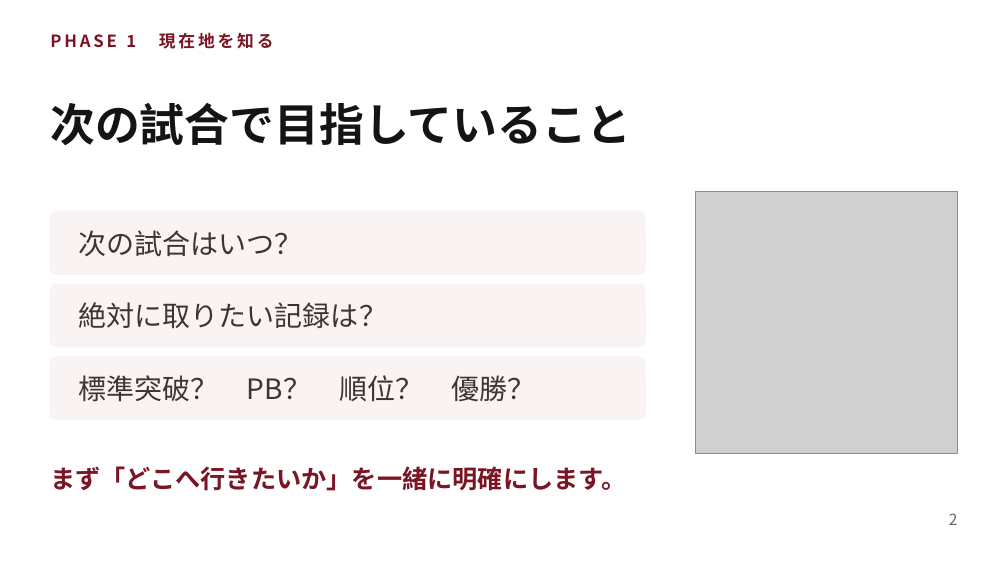
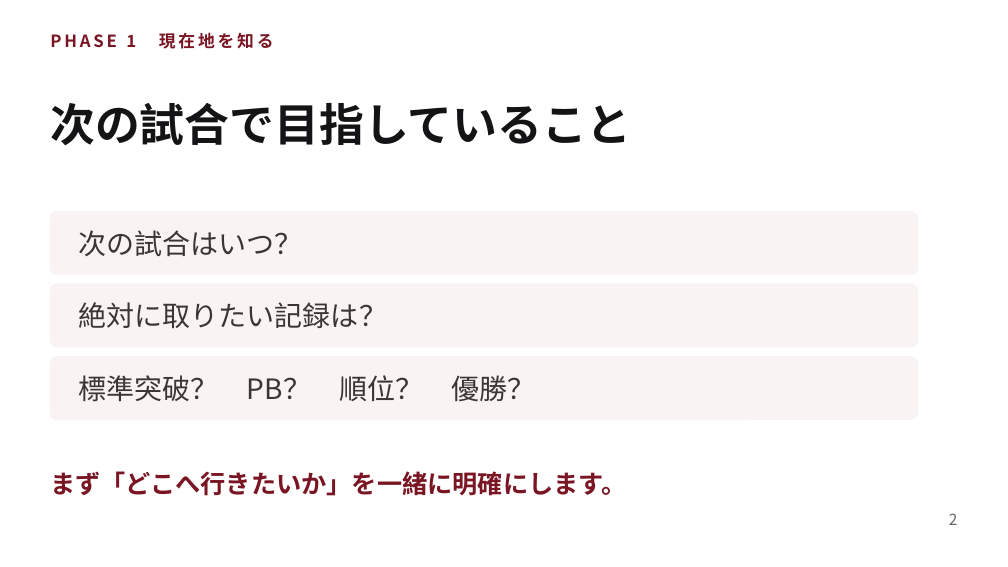
Before and after one commit to shiori0823/shiorin-trainer, a slide deck: slide 2 of deck/consultation-deck.pptx. Drawn at 1008x567 pixels with LibreOffice and Linux fonts; fonts in the diff are those of the drawing; grey boxes stand for pictures. Boxes give left, top, right and bottom in pixels: in the first picture for what was removed or moved away, otherwise in the second. Text is boxed around its words. In the diff, an @@ line names an element or a change of style, - is before the commit and + after.

```diff
--- a/deck/consultation-deck.pptx
+++ b/deck/consultation-deck.pptx
@@ picture removed at [696, 192, 958, 454] @@
@@ rounded rectangle: place and size @@
-rounded rectangle at [50, 212, 645, 274]
+rounded rectangle at [50, 212, 917, 274]
@@ rounded rectangle: place and size @@
-rounded rectangle at [50, 284, 645, 347]
+rounded rectangle at [50, 284, 917, 347]
@@ rounded rectangle: place and size @@
-rounded rectangle at [50, 357, 645, 419]
+rounded rectangle at [50, 357, 917, 419]
@@ text "まず「どこへ行きたいか」を一緒に明確にします。": place and size @@
-text "まず「どこへ行きたいか」を一緒に明確にします。" at [50, 466, 626, 491]
+text "まず「どこへ行きたいか」を一緒に明確にします。" at [50, 471, 626, 496]
```
Also in this commit, not shown: 22 other slides changed, 4 other files.
